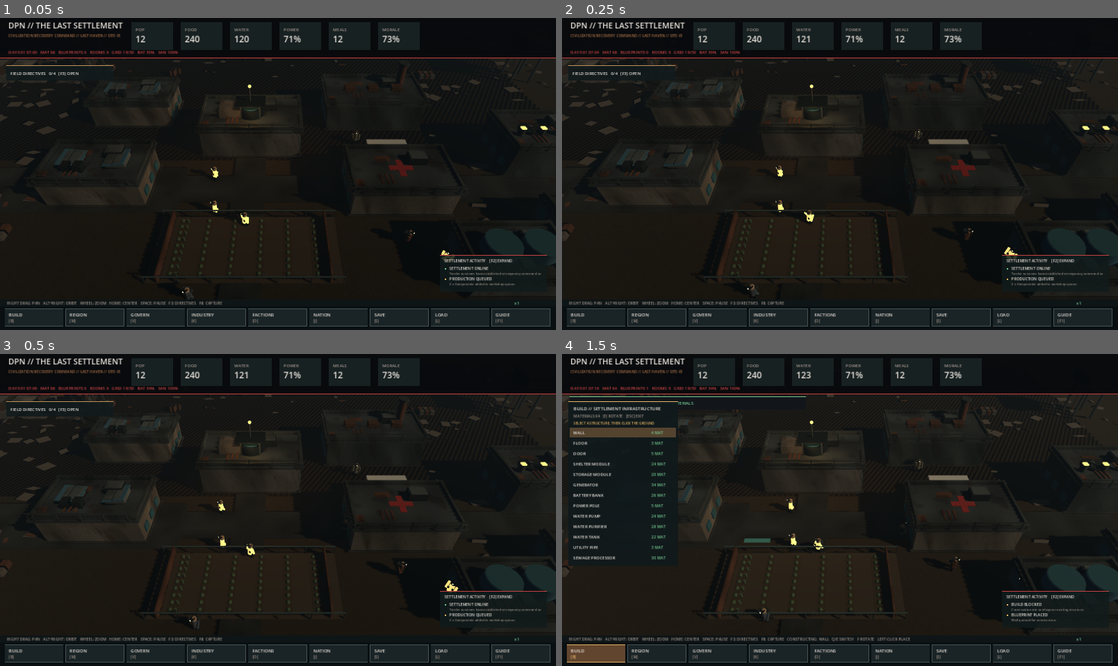
Above: before the commit, frames 1-4 (two rows, left to right).
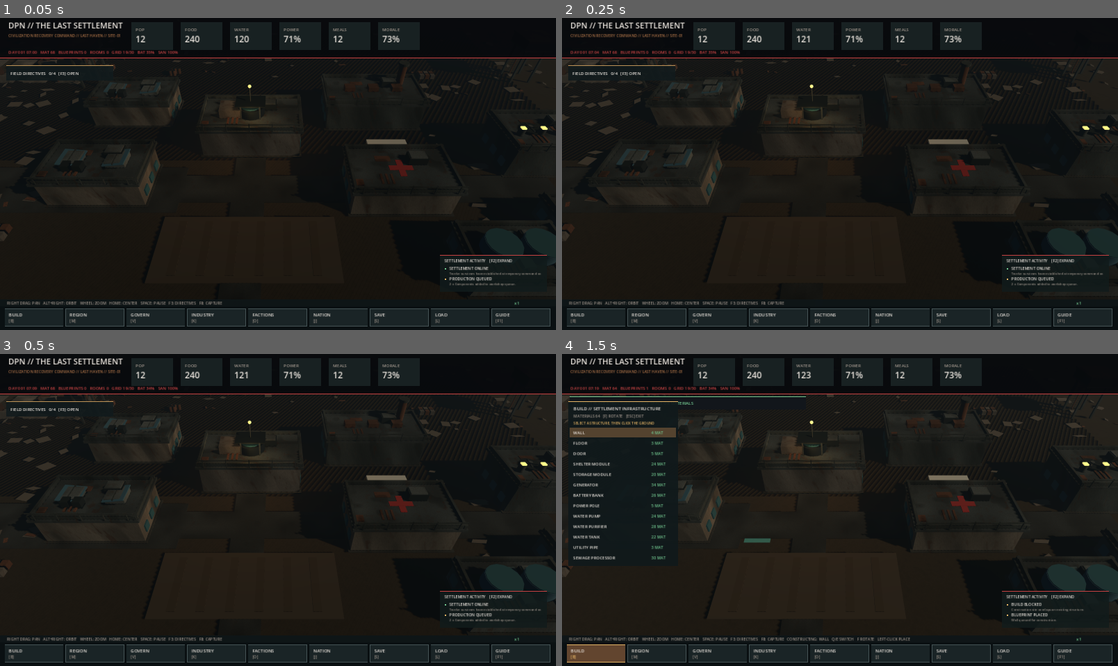
Above: after the commit, the same moments.

Repository: DPN-Technology/The-Last-Settlement
Game: Godot game, scene res://src/Main.tscn
Two runs of this game, one before a commit and one after it. Both use one fixed random seed, a clock stepped at 60 frames per second and the inputs below.
Inputs (mouse positions are in pixels of both pictures, inside the frame that each line leads up to):
- Up to frame 1 (0.05 s): no input
- Up to frame 2 (0.25 s): no input
- Up to frame 3 (0.5 s): no input
- Up to frame 4 (1.5 s): tap Enter at 0.5 s; move the mouse to (962, 494) at 0.52 s; hold Right 0.53-1.25 s; tap B at 0.6 s; click (962, 494) at 0.67 s; tap Space at 0.77, 1.25 s; drag from (728, 525) to (812, 572) at 1.27 s

The runs differ from the first frame. In frame 1, 0.3% of the frame differs, in the area x 25-82%, y 36-91%; in frame 2, 0.3%; in frame 3, 0.8%; in frame 4, 0.8%, in the area x 25-83%, y 33-86%.
Error after the commit: Parse Error: Cannot infer the type of "left" variable because the value doesn't have a set type. (res://src/settlement_detail_art_3d.gd:151)

Commit message:
feat(art): render multi-mesh crop foliage and role-specific articulated survivors

Diff:
--- a/src/settlement_world_3d.gd
+++ b/src/settlement_world_3d.gd
@@ -144,7 +144,16 @@
 	_mat("farm", Color("#41382b"))
 	_mat("leaf", Color("#4d6246"))
 	_mat("olive", Color("#63714c"))
-	_mat("skin", Color("#a88e71"))
+	_mat("skin", Color("#b18c69"))
+	_mat("skin_deep", Color("#6e4636"))
+	_mat("skin_light", Color("#d6ad8c"))
+	_mat("trousers", Color("#383d39"))
+	_mat("boots", Color("#242927"))
+	_mat("webbing", Color("#625b48"))
+	_mat("canvas", Color("#60563e"))
+	_mat("medic_uniform", Color("#9faaa2"))
+	_mat("guard_uniform", Color("#4a5951"))
+	_mat("workwear", Color("#ad8650"))
 	_mat("uniform", Color("#6c7060"))
 	_mat("denim", Color("#4d5a62"))
 	_mat("asphalt", Color("#30332f"))
@@ -544,9 +553,7 @@
 	for row in range(6):
 		var x := -size.x*0.38 + float(row)*size.x*0.15
 		_box(group,Vector3(x,0.2,0),Vector3(0.95,0.27,size.y*0.82),materials["farm"])
-		for j in range(9):
-			var z := -size.y*0.4 + float(j)*size.y*0.1
-			_sphere(group,Vector3(x,0.5,z),0.25,materials["leaf"])
+	SettlementDetailArt3D.create_crops(group,size,materials)
 	WastelandDetail.detail_farm(group,size,materials)
 
 func _update_people(sim: SettlementSimulation, selected_citizen: Dictionary) -> void:
@@ -586,32 +593,20 @@
 		_cylinder(art_selection, Vector3(0, 0.05, 0), 0.95, 0.08, materials["warning"])
 		art_selection.visible = false
 		return person
-	var uniform: Material = materials["uniform"]
-	match str(c["job"]):
-		"Guard": uniform=materials["rust"]
-		"Medic": uniform=materials["clinic"]
-		"Engineer","Builder": uniform=materials["warning"]
-		"Scavenger": uniform=materials["denim"]
-		"Farmer": uniform=materials["olive"]
-	_cylinder(person,Vector3(0,1.20,0),0.37,1.1,uniform,0.25)
-	_sphere(person,Vector3(0,1.95,0),0.31,materials["skin"])
-	var left_leg := _box(person,Vector3(-0.25,0.4,0),Vector3(0.28,0.80,0.39),materials["darkmetal"])
-	left_leg.name = "LegLeft"
-	var right_leg := _box(person,Vector3(0.25,0.4,0),Vector3(0.28,0.80,0.39),materials["darkmetal"])
-	right_leg.name = "LegRight"
-	for dir in [-1.0,1.0]:
-		var limb := _cylinder(person,Vector3(dir*0.48,1.27,0),0.14,0.9,uniform)
-		limb.name = "ArmLeft" if dir < 0.0 else "ArmRight"
-	_box(person,Vector3(0,1.5,0.39),Vector3(0.55,0.55,0.28),materials["roof"])
-	# Pockets, vest webbing, headlamp and tool roll make jobs legible at zoom.
-	_box(person,Vector3(-0.25,1.31,-0.35),Vector3(0.2,0.25,0.08),materials["rust"])
-	_box(person,Vector3(0.25,1.31,-0.35),Vector3(0.2,0.25,0.08),materials["rust"])
-	_box(person,Vector3(0,2.18,-0.15),Vector3(0.46,0.11,0.45),materials["darkmetal"])
-	_box(person,Vector3(0,2.17,-0.4),Vector3(0.13,0.12,0.09),materials["glow"])
+	SettlementDetailArt3D.create_survivor(person, c, materials)
 	var select := Node3D.new()
 	select.name = "Selection"
 	person.add_child(select)
-	_cylinder(select,Vector3(0,0.05,0),0.95,0.08,materials["warning"])
+	var selected_mesh := TorusMesh.new()
+	selected_mesh.inner_radius = 0.82
+	selected_mesh.outer_radius = 0.90
+	selected_mesh.rings = 8
+	selected_mesh.ring_segments = 24
+	var selected_ring := MeshInstance3D.new()
+	selected_ring.mesh = selected_mesh
+	selected_ring.material_override = materials["warning"]
+	selected_ring.position = Vector3(0, 0.07, 0)
+	select.add_child(selected_ring)
 	select.visible = false
 	return person
 
